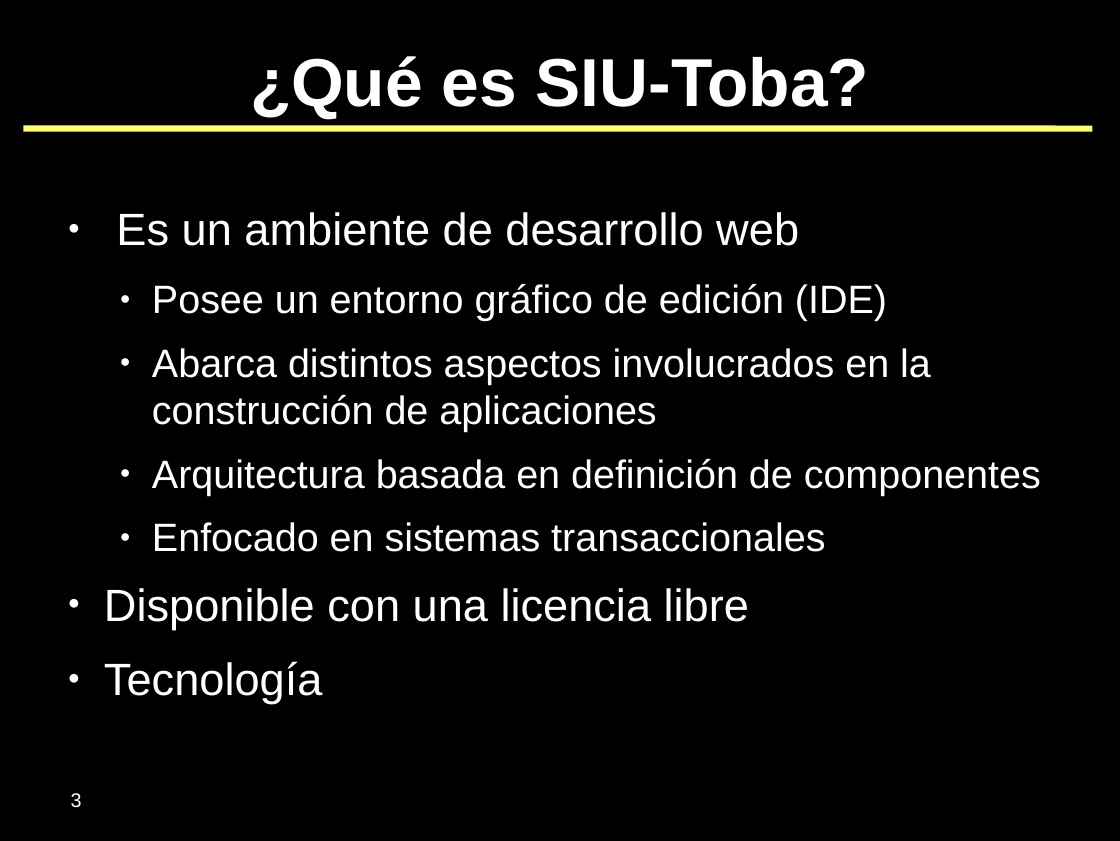
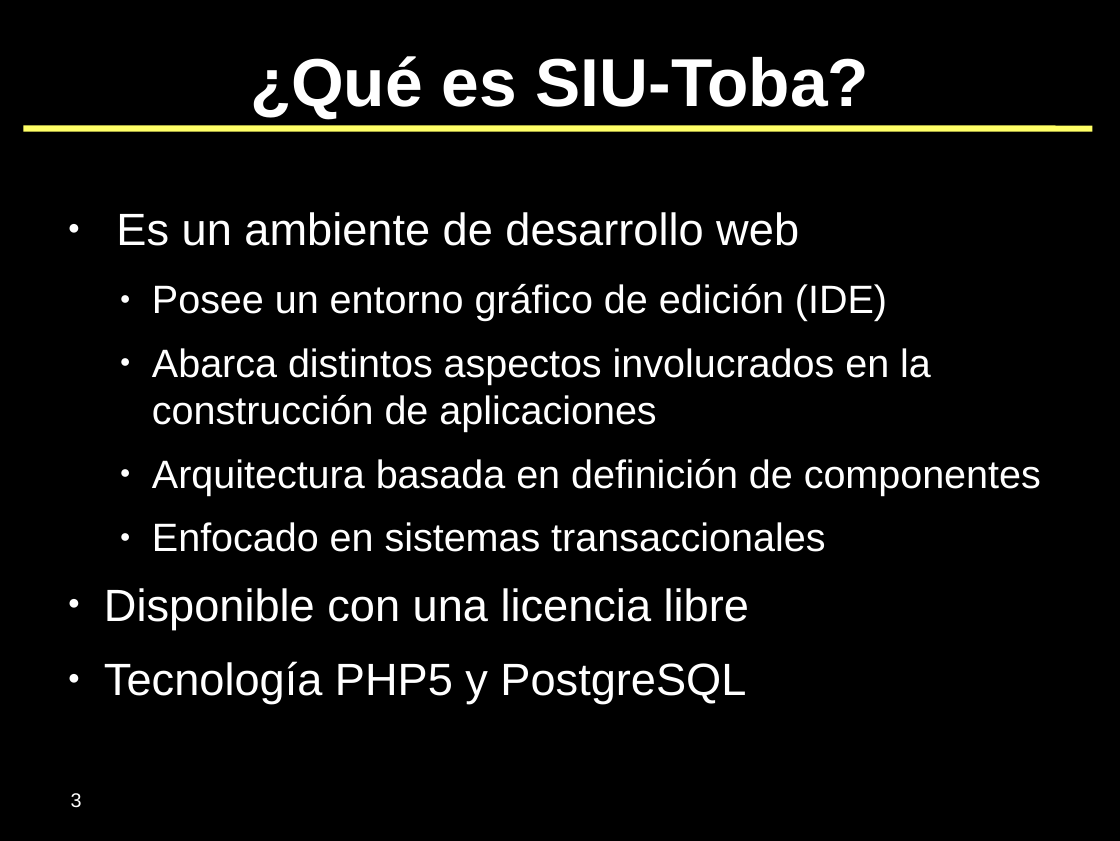
Before and after one commit to SIU-Toba/framework, a slide deck: slide 3 of doc/presentaciones/2007 - JAIIO - SIE.odp. Drawn at 1120x841 pixels with LibreOffice and Linux fonts; fonts in the diff are those of the drawing; background and template pictures are left out. Boxes give left, top, right and bottom in pixels: in the first picture for what was removed or moved away, otherwise in the second. Text is boxed around its words. In the diff, an @@ line names an element or a change of style, - is before the commit and + after.

```diff
--- a/doc/presentaciones/2007 - JAIIO - SIE.odp
+++ b/doc/presentaciones/2007 - JAIIO - SIE.odp
@@ text at (x1=104, y1=661, x2=746, y2=703): text changed @@
-● Tecnología
+● Tecnología PHP5 y PostgreSQL
```
Also in this commit, not shown: 1 other slide changed, 1 other file.
